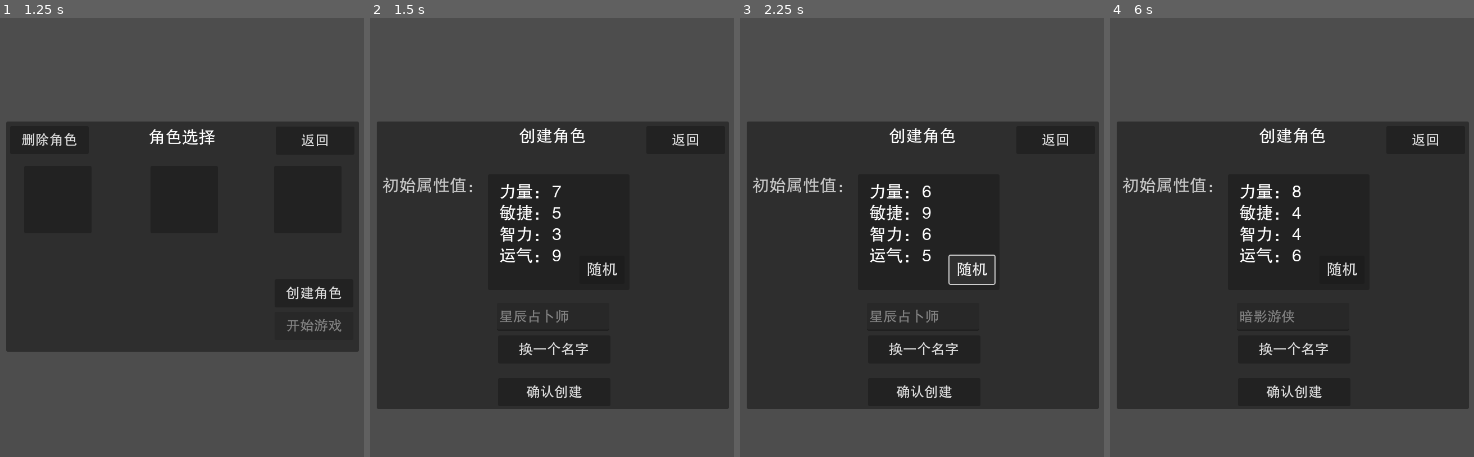
Above: before the commit, frames 1-4 (left to right).
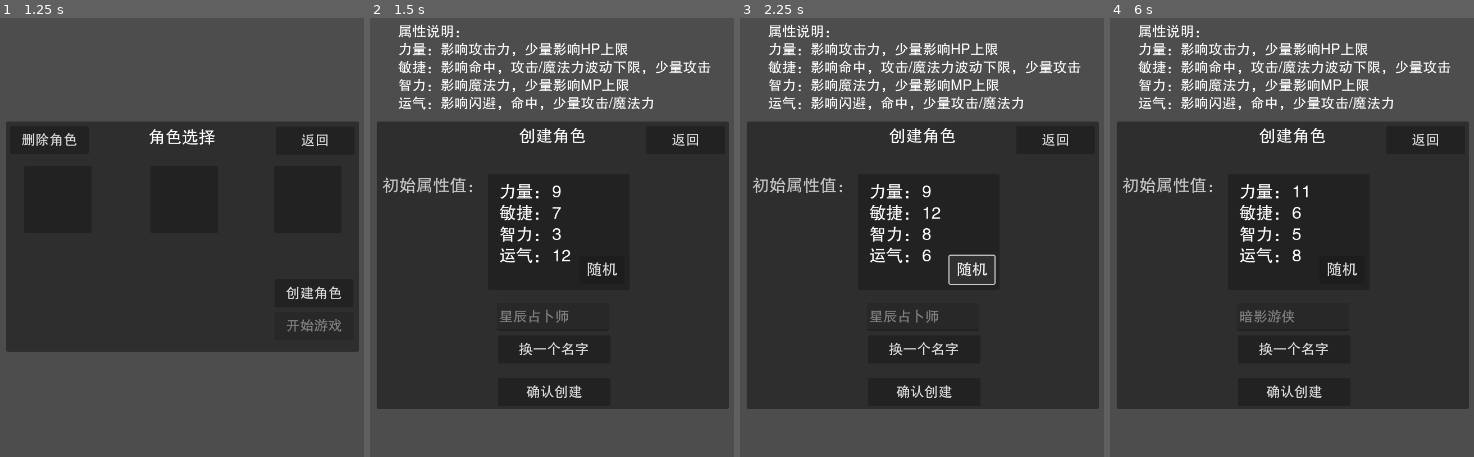
Above: after the commit, the same moments.

Repository: limingboGitHub/TextAdventure
Game: Godot game, scene res://src/scenes/start.tscn
Same seed, same stepped clock (60 frames per second), same inputs: the game is played once before the commit and once after it.
Inputs:
- Up to frame 1 (1.25 s): click "开始游戏" at 0.5 s
- Up to frame 2 (1.5 s): click "创建角色" at 1.25 s
- Up to frame 3 (2.25 s): click "随机" at 2 s
- Up to frame 4 (6 s): click "确认创建" at 2.75 s; click "删除角色" at 3.5 s; click "返回" at 4.25 s; click "开始游戏" at 5 s; click "创建角色" at 5.75 s

Frame 1 is identical in both runs. In frame 2, 4.0% of the frame differs, in the area x 7-94%, y 1-56%; in frame 3, 3.9%; in frame 4, 4.0%.

Commit message:
feat: 降低初始属性的随机难度，增加属性说明

Diff:
--- a/src/scenes/role_create.gd
+++ b/src/scenes/role_create.gd
@@ -4,16 +4,16 @@
 
 # 每种属性点的概率
 var rate_table = {
-	12: 1,
-	11: 2,
-	10: 3,
-	9: 5,
-	8: 12,
-	7: 13,
-	6: 16,
-	5: 16,
-	4: 16,
-	3: 16
+	12: 10,
+	11: 10,
+	10: 10,
+	9: 10,
+	8: 10,
+	7: 10,
+	6: 10,
+	5: 10,
+	4: 10,
+	3: 10
 }
 
 # 角色名（随机角色名）
@@ -76,17 +76,7 @@
 	'''
 	随机分配属性点
 	4种属性点，每种属性点的值在3-12之间
-	属性点随机到的概率：
-	12	2%
-	11	3%
-	10	5%
-	9	10%
-	8	10%
-	7	10%
-	6	15%
-	5	15%
-	4	15%
-	3	15%
+	属性点随机到的概率见表格@rate_table
 	'''
 	var attributes = []
 	for i in 4:
--- a/src/scenes/role_create.tscn
+++ b/src/scenes/role_create.tscn
@@ -160,6 +160,19 @@
 offset_right = 277.0
 offset_bottom = 961.0
 
+[node name="AttributeDes" type="Label" parent="."]
+layout_mode = 0
+offset_left = 50.0
+offset_top = 469.0
+offset_right = 607.0
+offset_bottom = 626.0
+theme_override_font_sizes/font_size = 25
+text = "属性说明：
+力量：影响攻击力，少量影响HP上限
+敏捷：影响命中，攻击/魔法力波动下限，少量攻击
+智力：影响魔法力，少量影响MP上限
+运气：影响闪避，命中，少量攻击/魔法力"
+
 [connection signal="pressed" from="AttributeRoot/RandomBt" to="." method="_on_random_bt_pressed"]
 [connection signal="pressed" from="OKCreateBt" to="." method="_on_ok_create_bt_pressed"]
 [connection signal="pressed" from="RandomNameBt" to="." method="_on_random_name_bt_pressed"]
